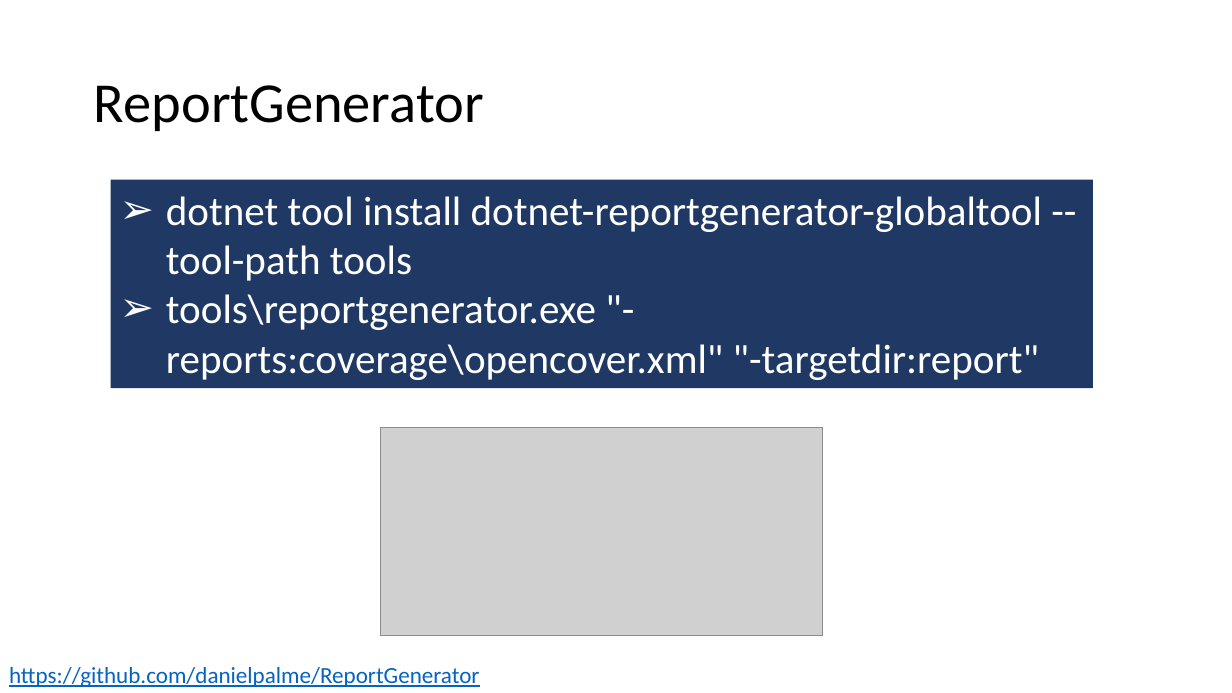
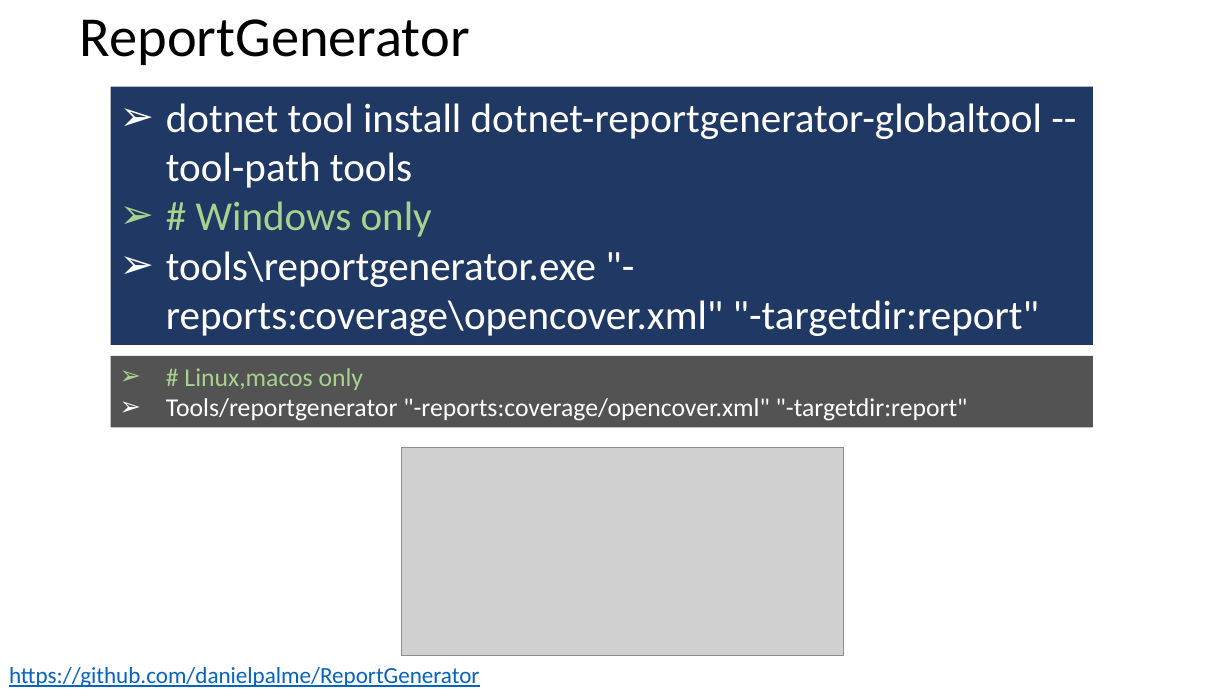
Before and after one commit to guillaume-chervet/course.dotnet, a slide deck: slide 99 of documentations/dotnet6.pptx. Drawn at 1232x693 pixels with LibreOffice and Linux fonts; fonts in the diff are those of the drawing; grey boxes stand for pictures. Boxes give left, top, right and bottom in pixels: in the first picture for what was removed or moved away, otherwise in the second. Text is boxed around its words. In the diff, an @@ line names an element or a change of style, - is before the commit and + after.

```diff
--- a/documentations/dotnet6.pptx
+++ b/documentations/dotnet6.pptx
@@ title "ReportGenerator": place and size @@
-title "ReportGenerator" at [94,85,484,131]
+title "ReportGenerator" at [80,19,470,65]
@@ rectangle "dotnet tool install dotnet-reportgenerator-globaltool --tool ...": place and size @@
-rectangle "dotnet tool install dotnet-reportgenerator-globaltool --tool ..." at [111,179,1093,388]
+rectangle "dotnet tool install dotnet-reportgenerator-globaltool --tool ..." at [111,87,1093,345]
@@ text in rectangle at [196,201,432,237]: paragraph added @@
+➢ # Windows only
@@ rectangle added at [111,356,1093,427], fill #525252, 20 pt, text #FFFFFF @@
+➢ # Linux,macos only
+➢ Tools/reportgenerator "-reports:coverage/opencover.xml" "-targetdir:report"
@@ picture: place and size @@
-picture at [381,428,823,636]
+picture at [402,447,844,655]
```
Also in this commit, not shown: 4 other slides changed.
